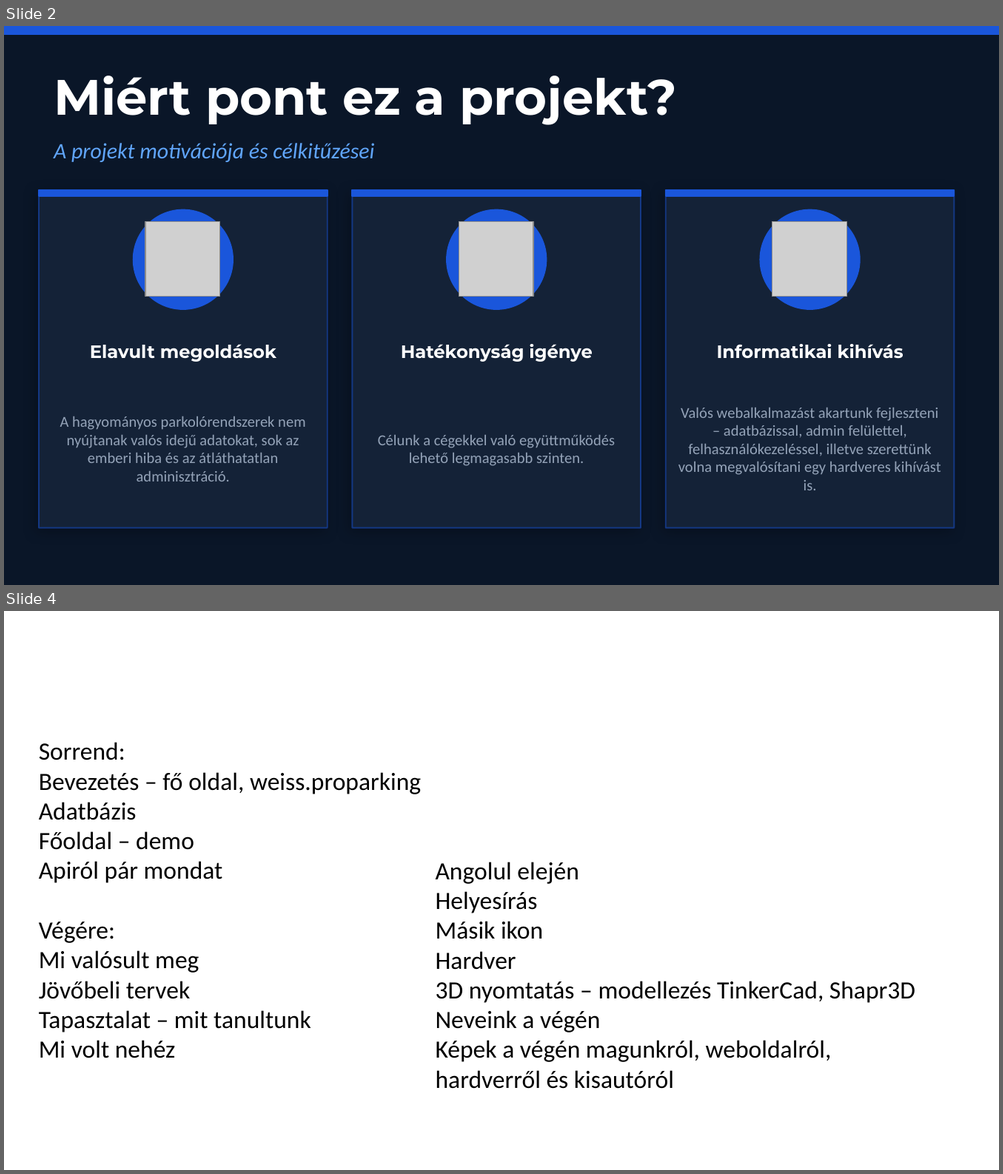
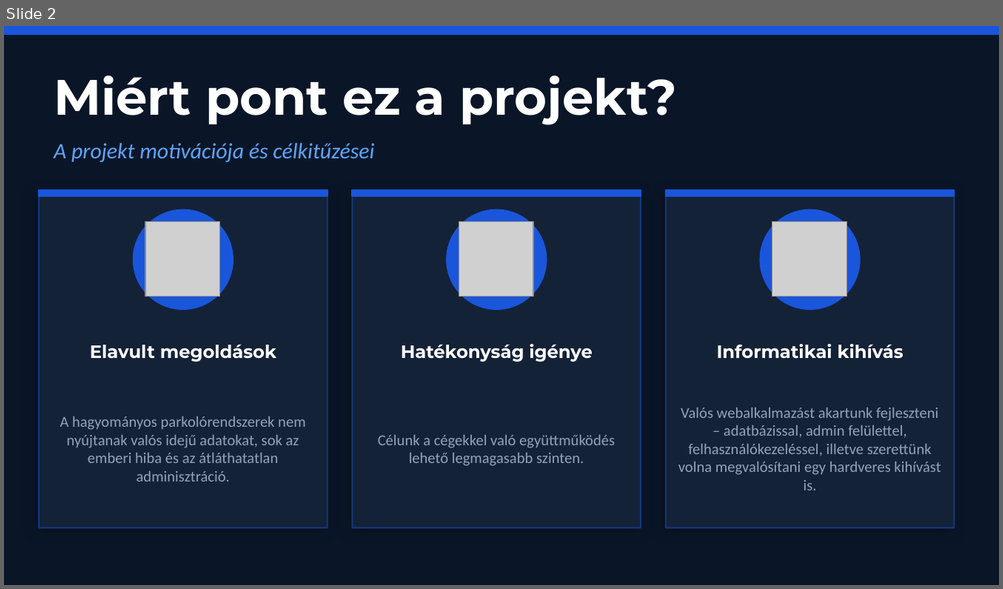
Before and after one commit to KMartin207/zaroVizsga, a slide deck: prezentacio/ProParking_Prezentacio.pptx. Shown one above the other, each under a label of ours: slides 2 and 4 before the commit, slide 2 after it; the slides between them are not shown. The pictures are 1003x1174 and 1003x589 pixels, drawn with LibreOffice and Linux fonts; fonts in the diff are those of the drawing; grey boxes stand for pictures. Boxes give left, top, right and bottom in pixels: in the first picture for what was removed or moved away, otherwise in the second. Text is boxed around its words. In the diff, an @@ line names an element or a change of style, - is before the commit and + after.

```diff
--- a/prezentacio/ProParking_Prezentacio.pptx
+++ b/prezentacio/ProParking_Prezentacio.pptx
@@ slide 4 removed at <box>4,611,999,1170</box>, background #FFFFFF @@
@@ text removed at <box>39,742,421,1059</box> @@
-Sorrend:
-Bevezetés – fő oldal, weiss.proparking
-Adatbázis
-Főoldal – demo
-Apiról pár mondat
-Végére:
-Mi valósult meg
-Jövőbeli tervek
-Tapasztalat – mit tanultunk
-Mi volt nehéz
@@ text removed at <box>435,862,915,1089</box> @@
-Angolul elején
-Helyesírás
-Másik ikon
-Hardver
-3D nyomtatás – modellezés TinkerCad, Shapr3D
-Neveink a végén
-Képek a végén magunkról, weboldalról,
-hardverről és kisautóról
```
Also in this commit, not shown: 4 slides changed, 10 slides added, 2 other slides removed.
